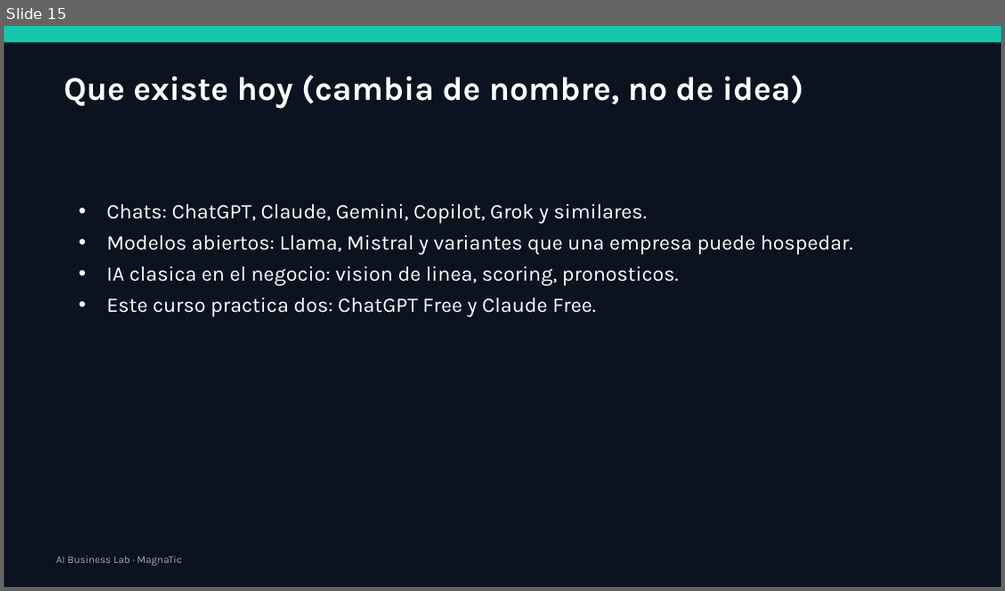
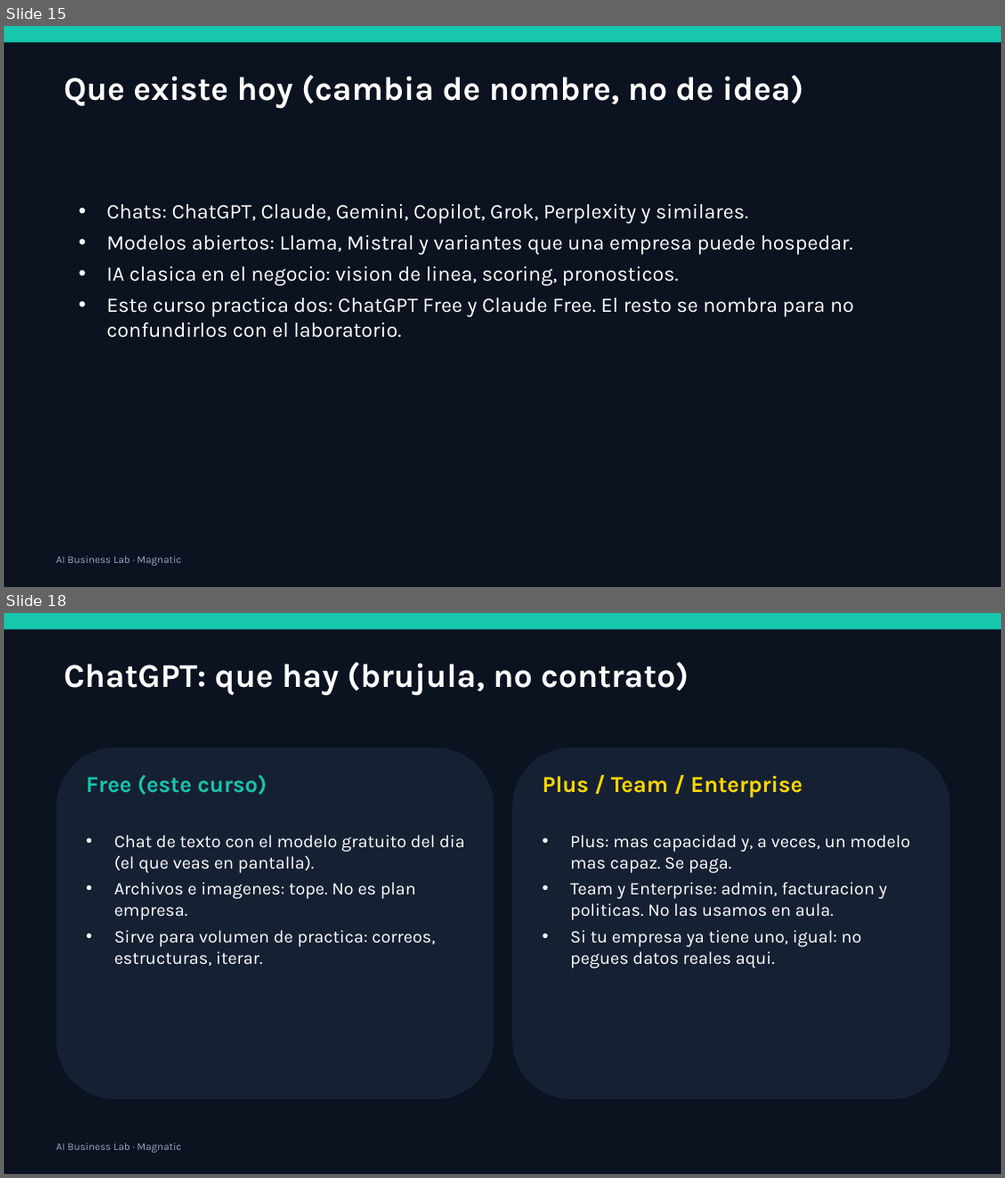
Before and after one commit to xander0408/CURSOS, a slide deck: AI-Business-Lab-Presentacion.pptx. Shown one above the other, each under a label of ours: slide 15 before the commit, slides 15 and 18 after it; the slides between them are not shown. The pictures are 1005x591 and 1005x1178 pixels, drawn with LibreOffice and Linux fonts; fonts in the diff are those of the drawing. Boxes give left, top, right and bottom in pixels: in the first picture for what was removed or moved away, otherwise in the second. Text is boxed around its words. In the diff, an @@ line names an element or a change of style, - is before the commit and + after.

```diff
--- a/AI-Business-Lab-Presentacion.pptx
+++ b/AI-Business-Lab-Presentacion.pptx
@@ slide 18 added at box(4, 613, 1001, 1174), background #0B1220 @@
@@ rectangle added at box(4, 613, 1001, 629), fill #16C6AD @@
@@ text added at box(64, 662, 688, 696), 32 pt, text #FFFFFF, bold @@
+ChatGPT: que hay (brujula, no contrato)
@@ rounded rectangle added at box(57, 747, 494, 1099), fill #162033 @@
@@ rounded rectangle added at box(512, 747, 950, 1099), fill #162033 @@
@@ text added at box(86, 775, 267, 795), 22 pt, text #16C6AD, bold @@
+Free (este curso)
@@ text added at box(542, 775, 802, 797), 22 pt, text #FFD700, bold @@
+Plus / Team / Enterprise
@@ text added at box(114, 835, 465, 965), 17 pt, text #FFFFFF @@
+• Chat de texto con el modelo gratuito del dia (el que veas en pantalla).
+• Archivos e imagenes: tope. No es plan empresa.
+• Sirve para volumen de practica: correos, estructuras, iterar.
@@ text added at box(570, 835, 910, 968), 17 pt, text #FFFFFF @@
+• Plus: mas capacidad y, a veces, un modelo mas capaz. Se paga.
+• Team y Enterprise: admin, facturacion y politicas. No las usamos en aula.
+• Si tu empresa ya tiene uno, igual: no pegues datos reales aqui.
@@ text added at box(57, 1143, 181, 1152), 10 pt, text #9AA8C2 @@
+AI Business Lab · Magnatic
@@ slide 15 changed as well @@
@@ text at box(106, 204, 748, 223): text changed @@
-• Chats: ChatGPT, Claude, Gemini, Copilot, Grok y similares.
+• Chats: ChatGPT, Claude, Gemini, Copilot, Grok, Perplexity y similares.
@@ text at box(106, 297, 854, 338): text changed @@
-• Este curso practica dos: ChatGPT Free y Claude Free.
+• Este curso practica dos: ChatGPT Free y Claude Free. El resto se nombra para no confundirlos con el laboratorio.
@@ text at box(57, 556, 181, 565): text changed @@
-AI Business Lab · MagnaTic
+AI Business Lab · Magnatic
```
Also in this commit, not shown: 67 other slides changed, 8 other slides added, 24 other files.
